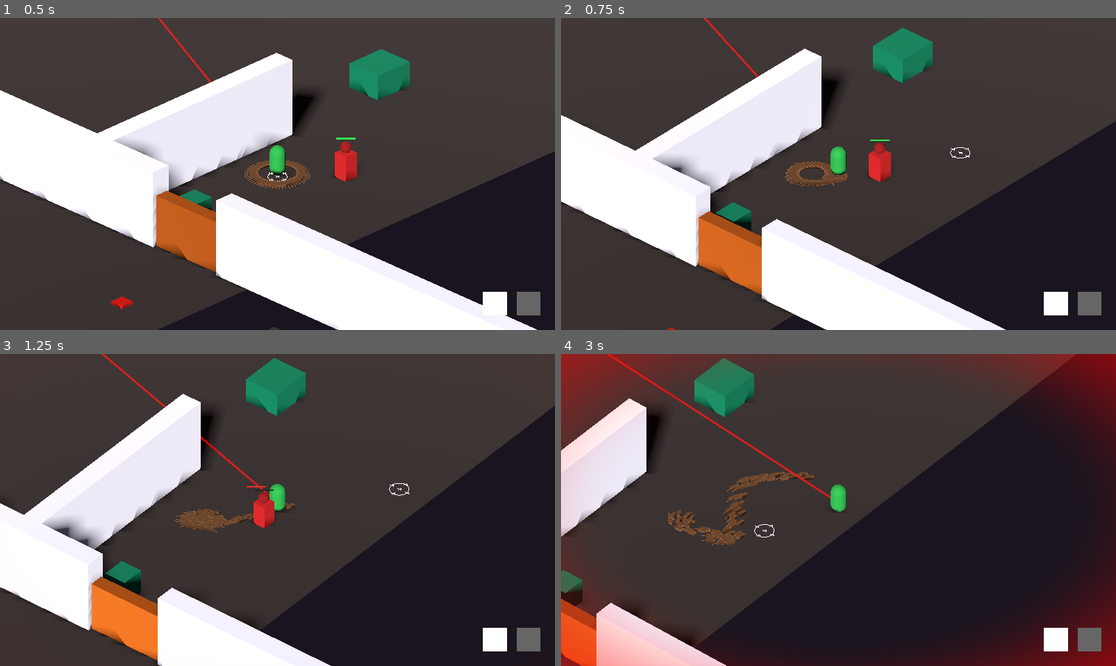
Above: before the commit, frames 1-4 (two rows, left to right).
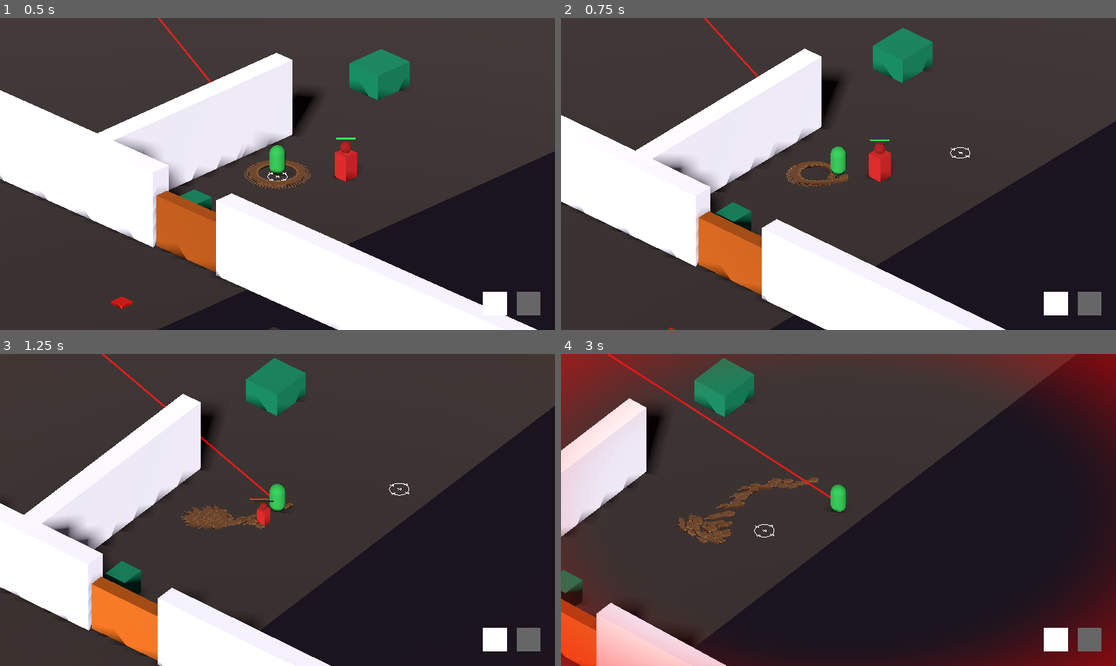
Above: after the commit, the same moments.

Repository: VirtuaIL/ZTGK-Prototyp
Game: Godot game, scene res://scenes/main.tscn
The game is run twice, just before and just after one commit, with the same random seed, the same clock (stepped at 60 frames per second) and the same inputs.
Inputs (mouse positions are in pixels of both pictures, inside the frame that each line leads up to):
- Up to frame 1 (0.5 s): no input
- Up to frame 2 (0.75 s): tap Enter at 0.5 s; move the mouse to (960, 158) at 0.52 s; hold D (move_right) from 0.53 s (still down); hold Space (recall_rats) from 0.53 s (still down); click (960, 158) at 0.67 s
- Up to frame 3 (1.25 s): keep holding D (move_right); keep holding Space (recall_rats)
- Up to frame 4 (3 s): release D (move_right) at 1.25 s; release Space (recall_rats) at 1.25 s; drag from (727, 525) to (810, 572) at 1.27 s; move the mouse to (894, 441) at 2.02 s; hold D (move_right) 2.03-2.75 s; hold Space (recall_rats) 2.03-2.75 s; click (894, 441) at 2.17 s; drag from (810, 572) to (672, 463) at 2.77 s

Frame 1 is identical in both runs. In frame 2, 0.2% of the frame differs, in the area x 37-52%, y 42-55%; in frame 3, 0.7%; in frame 4, 1.4%, in the area x 19-47%, y 37-62%.

Commit message:
Podstawowe kombo okrąg i rotacja

Diff:
--- a/scripts/rat.gd
+++ b/scripts/rat.gd
@@ -20,6 +20,7 @@
 var follow_offset: Vector3 = Vector3.ZERO
 var orbit_angle: float = 0.0
 var lerp_speed: float = 8.0
+var extra_spin_speed: float = 0.0
 
 # Spring-damp internal state
 var _spring_velocity: Vector3 = Vector3.ZERO
@@ -114,6 +115,9 @@
 		State.STATIC:
 			return
 
+	if extra_spin_speed != 0.0:
+		rotation.y += extra_spin_speed * delta
+
 
 func _process_follow_spring(delta: float) -> void:
 	if not _target_ready:
@@ -155,10 +159,11 @@
 	_spring_velocity.x = velocity.x
 	_spring_velocity.z = velocity.z
 
-	# Face direction of travel
-	var move_dir := Vector3(velocity.x, 0.0, velocity.z)
-	if move_dir.length() > 0.4:
-		rotation.y = lerp_angle(rotation.y, atan2(move_dir.x, move_dir.z), 14.0 * delta)
+	# Face direction of travel (skip if spinning in combat)
+	if extra_spin_speed == 0.0:
+		var move_dir := Vector3(velocity.x, 0.0, velocity.z)
+		if move_dir.length() > 0.4:
+			rotation.y = lerp_angle(rotation.y, atan2(move_dir.x, move_dir.z), 14.0 * delta)
 
 
 func set_target(pos: Vector3) -> void:
--- a/scripts/rat_manager.gd
+++ b/scripts/rat_manager.gd
@@ -27,7 +27,11 @@
 					rat.is_following_player = true
 			mouse_is_down_left = false
 			mouse_is_down_right = false
+			combat_lmb_down = false
+			combat_rmb_down = false
 		if mode == 1 and old_mode == 0:
+			combat_lmb_down = false
+			combat_rmb_down = false
 			pass
 
 # Drawing & Blob
@@ -38,6 +42,8 @@
 var drag_threshold_squared: float = 100.0 # 10 pixels squared threshold
 
 var mouse_is_down_right: bool = false
+var combat_lmb_down: bool = false
+var combat_rmb_down: bool = false
 
 # Rats that are currently acting as box carriers
 var carrier_rats: Dictionary = {}
@@ -91,6 +97,9 @@
 @export var object_rotation_step: float = 22.5
 @export var smooth_rotation_mode: bool = false
 @export var smooth_rotation_speed: float = 90.0
+@export var combat_circle_radius: float = 2.5
+@export var combat_circle_rotation_speed: float = 2.5
+@export var combat_spin_speed: float = 10.0
 
 @export var rats_collide_with_walls: bool = true:
 	set(value):
@@ -121,6 +130,7 @@
 var _mouse_trail: Array[Vector3] = []   # continuous mouse position history
 var _mouse_trail_last: Vector3 = Vector3.ZERO
 var _build_in_progress: bool = false
+var _combat_circle_angle: float = 0.0
 
 
 
@@ -165,7 +175,7 @@
 
 	# ── COMBAT mode: rats follow cursor in arc/stream ──
 	if mode == 0:
-		_update_combat_mouse_follow()
+		_update_combat_mouse_follow(delta)
 
 	# ── BUILD mode (Ctrl held) ──
 	if mode == 1:
@@ -216,7 +226,7 @@
 
 # ── COMBAT: arc/stream follow ──────────────────────────────────────────────────
 
-func _update_combat_mouse_follow() -> void:
+func _update_combat_mouse_follow(delta: float) -> void:
 	var mouse_world := _mouse_to_world()
 	if mouse_world == Vector3.ZERO:
 		return
@@ -231,12 +241,43 @@
 		if _mouse_trail.size() > MOUSE_TRAIL_MAX:
 			_mouse_trail.pop_front()
 
+	# Collect active rats
+	var active: Array[CharacterBody3D] = []
+	for rat in rats:
+		if not rat.is_carrier and rat.state == rat.State.FOLLOW:
+			active.append(rat)
+
+	var count := active.size()
+	if count == 0:
+		return
+
+	# Apply per-rat spin when RMB is held without LMB
+	var spin_speed := 0.0
+	if combat_rmb_down and not combat_lmb_down:
+		spin_speed = combat_spin_speed
+	for rat in rats:
+		if rat.state == rat.State.FOLLOW and not rat.is_carrier:
+			rat.extra_spin_speed = spin_speed
+		else:
+			rat.extra_spin_speed = 0.0
+
+	# LMB: circle around cursor
+	if combat_lmb_down:
+		if combat_rmb_down:
+			_combat_circle_angle += combat_circle_rotation_speed * delta
+		var angle_step := TAU / float(count)
+		for i in range(count):
+			var angle := _combat_circle_angle + angle_step * float(i)
+			var target := mouse_world + Vector3(cos(angle) * combat_circle_radius, 0.0, sin(angle) * combat_circle_radius)
+			target.y = mouse_world.y
+			active[i].set_target(target)
+		return
+
 	# Need at least 2 points for arc distribution
 	if _mouse_trail.size() < 2:
 		# Fallback: set all rats to mouse position
-		for rat in rats:
-			if not rat.is_carrier and rat.state == rat.State.FOLLOW:
-				rat.set_target(mouse_world)
+		for rat in active:
+			rat.set_target(mouse_world)
 		return
 
 	# Arc-length parameterization of the trail
@@ -244,14 +285,6 @@
 	for i in range(1, _mouse_trail.size()):
 		arc.append(arc[i - 1] + _mouse_trail[i].distance_to(_mouse_trail[i - 1]))
 	var total: float = arc[-1]
-
-	# Collect active rats
-	var active: Array[CharacterBody3D] = []
-	for rat in rats:
-		if not rat.is_carrier and rat.state == rat.State.FOLLOW:
-			active.append(rat)
-
-	var count := active.size()
 
 	# Calculate how much to resemble a blob based on brush size
 	var blob_blend := 0.0
@@ -320,7 +353,6 @@
 		# 3) Blend based on brush size
 		var final_target = t_stream.lerp(t_blob, blob_blend)
 		active[i].set_target(final_target)
-
 
 func _update_free_rats_follow_player() -> void:
 	if mode != 1:
@@ -523,6 +555,14 @@
 # ── Input handling ────────────────────────────────────────────────────────────
 
 func _unhandled_input(event: InputEvent) -> void:
+	if wave_pending and event is InputEventMouseButton:
+		var mb_wave := event as InputEventMouseButton
+		if mb_wave.button_index == MOUSE_BUTTON_LEFT and mb_wave.pressed:
+			_fire_wave_at_mouse(mb_wave.position)
+			wave_pending = false
+			get_viewport().set_input_as_handled()
+			return
+
 	if event is InputEventMouseButton:
 		var mb := event as InputEventMouseButton
 
@@ -570,6 +610,9 @@
 					current_drawn_path.clear()
 					immediate_mesh.clear_surfaces()
 				get_viewport().set_input_as_handled()
+			elif mode == 0:
+				combat_lmb_down = mb.pressed
+				get_viewport().set_input_as_handled()
 			return
 
 		# ── BUILD mode: RMB = object interaction (surround / grab / release) ──
@@ -610,6 +653,9 @@
 						_release_object_carriers(grabbed_object)
 						grabbed_object = null
 						grabbed_object_last_pos = Vector3.ZERO
+				get_viewport().set_input_as_handled()
+			elif mode == 0:
+				combat_rmb_down = mb.pressed
 				get_viewport().set_input_as_handled()
 			return
 
